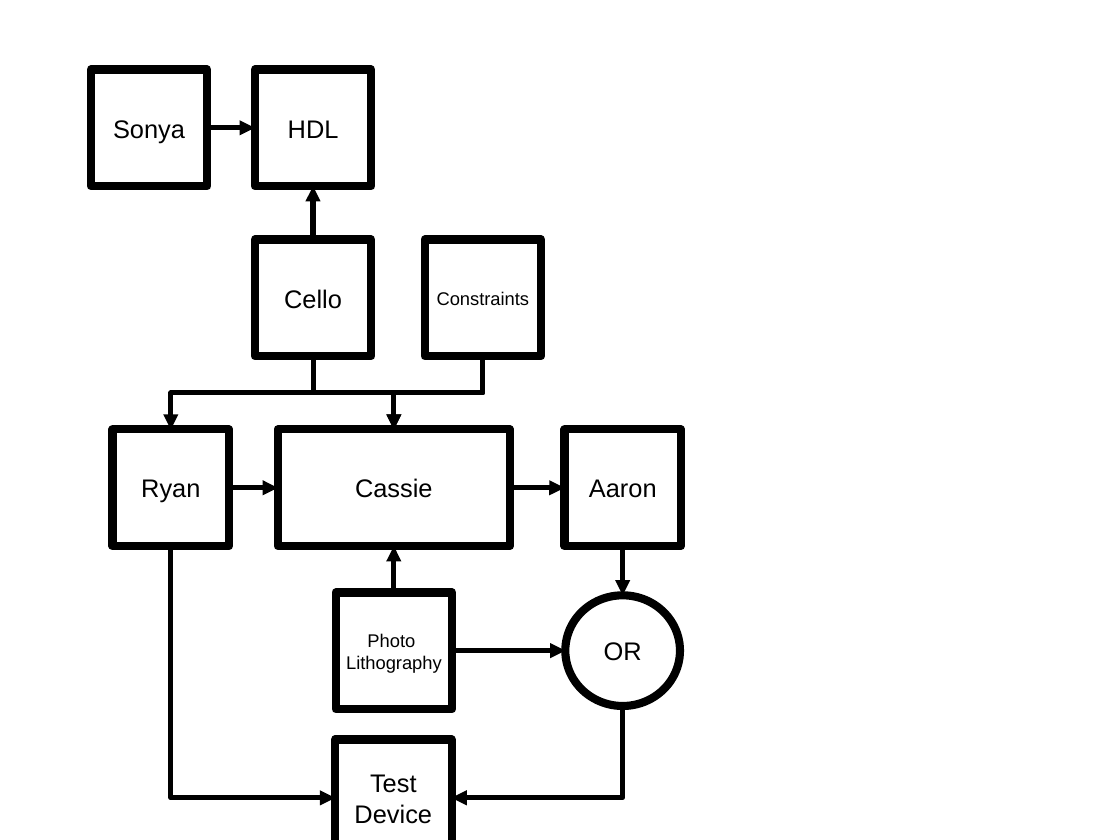
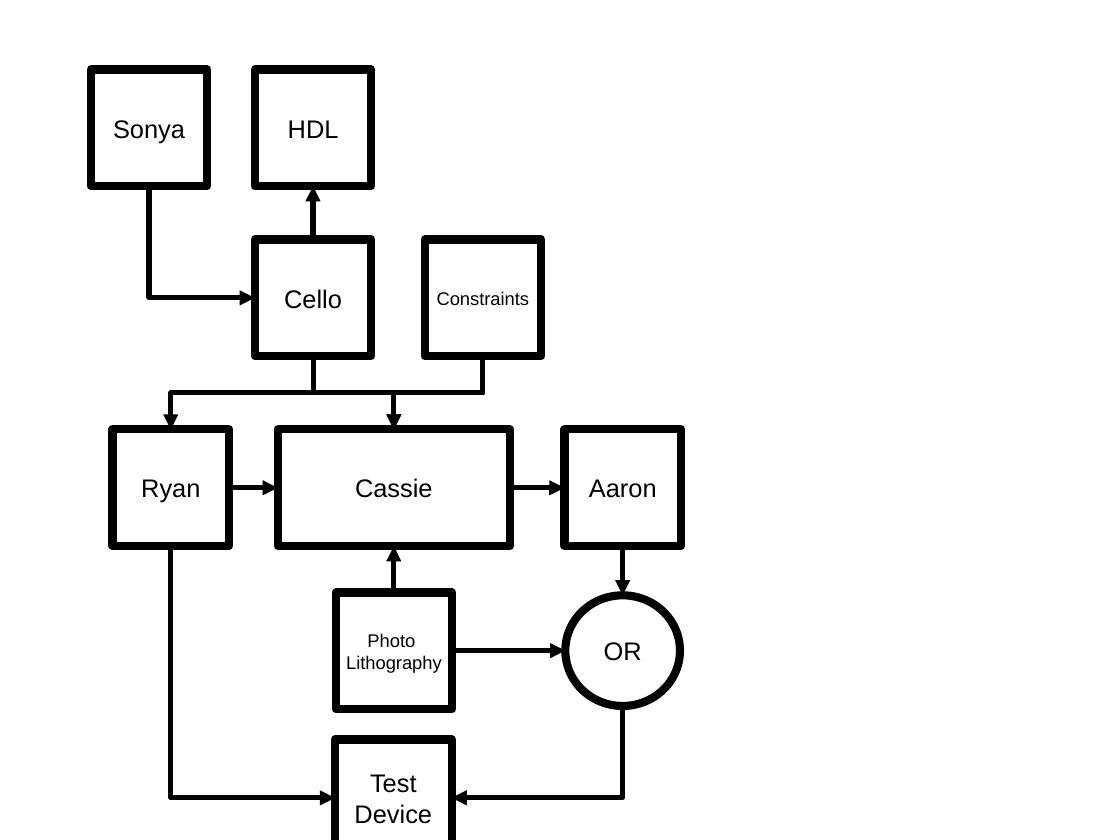
Before and after one commit to sivwizinbiznilva/slides, a slide deck: slide 1 of update/fluigi_flow.odp. Drawn at 1120x840 pixels with LibreOffice and Linux fonts; fonts in the diff are those of the drawing. Boxes give left, top, right and bottom in pixels: in the first picture for what was removed or moved away, otherwise in the second. Text is boxed around its words. In the diff, an @@ line names an element or a change of style, - is before the commit and + after.

Commit message:
edited sonya's arrow

```diff
--- a/update/fluigi_flow.odp
+++ b/update/fluigi_flow.odp
@@ elbow arrow removed from (207, 128) to (255, 128) @@
@@ elbow arrow added from (149, 186) to (255, 298), #000000 3.6 pt @@
```
